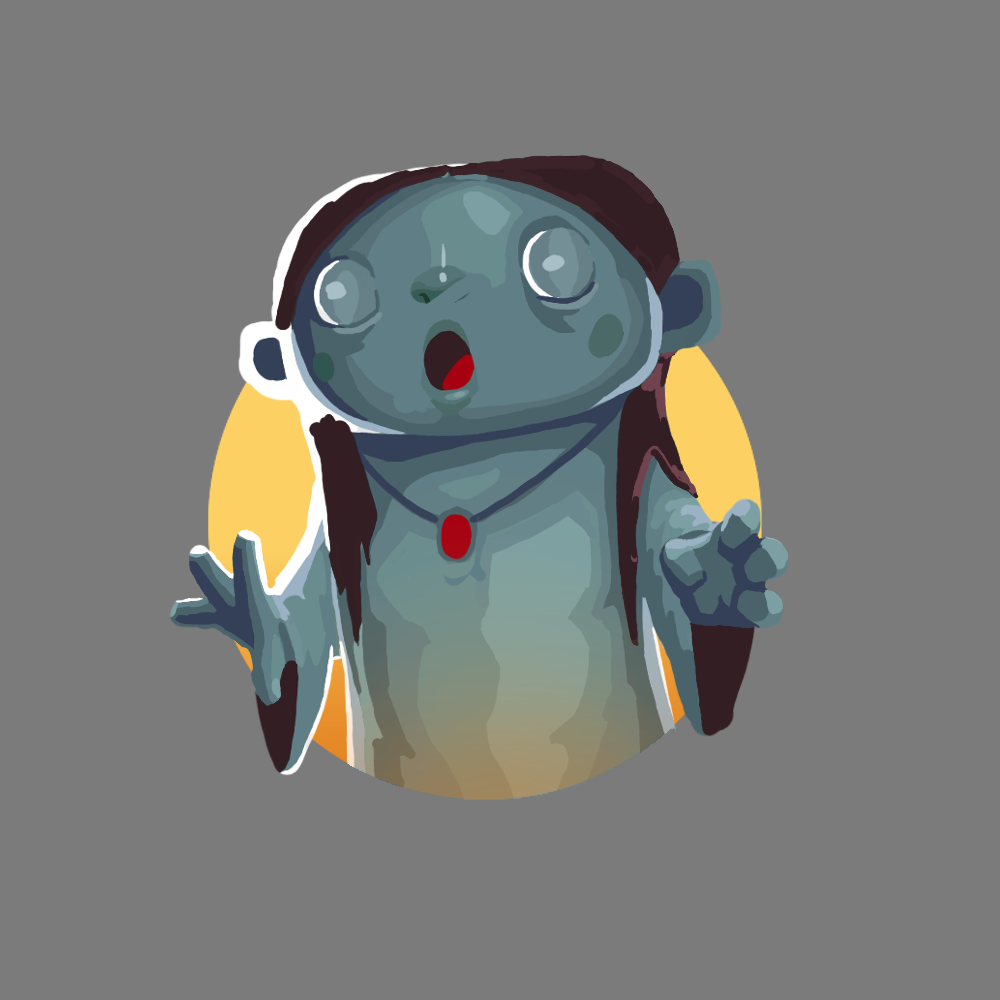
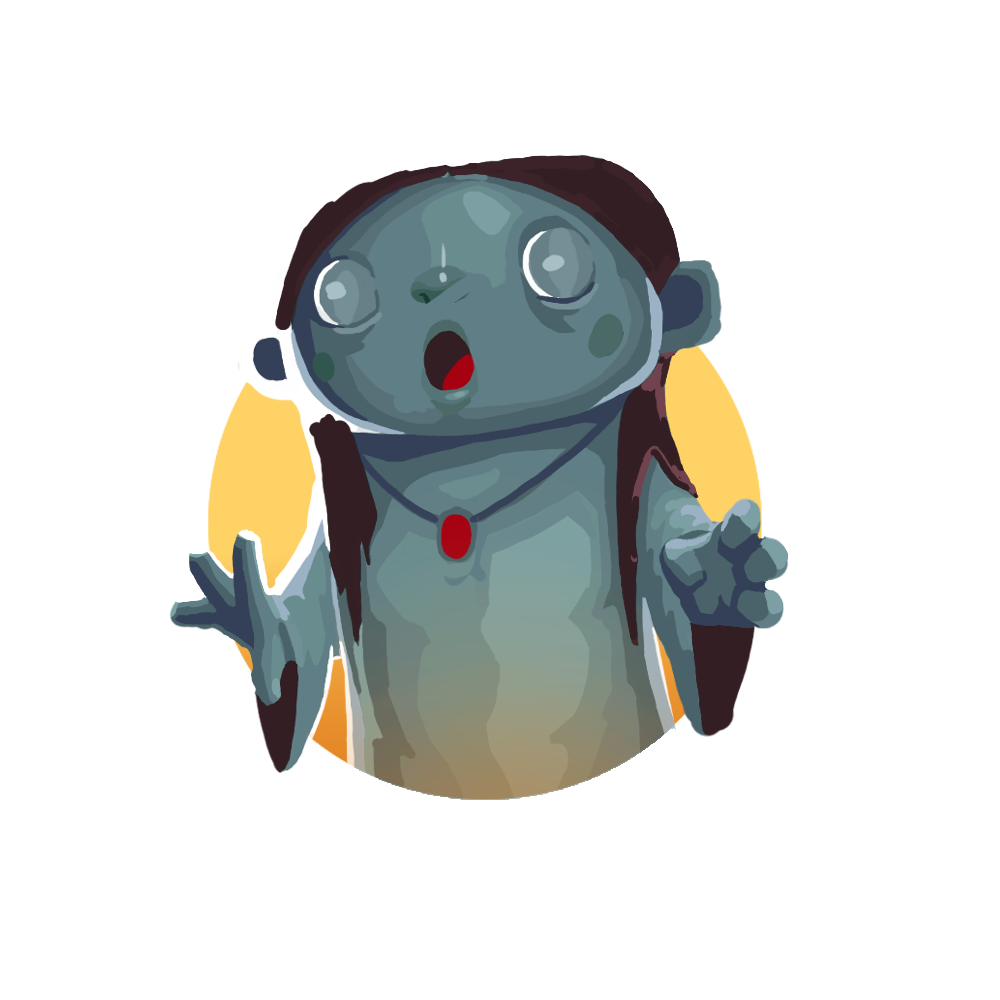
Two versions of the same layered image (1000x1000). Layer-by-layer changes:
removed layer "Background" over 0, 0, 1000, 1000
